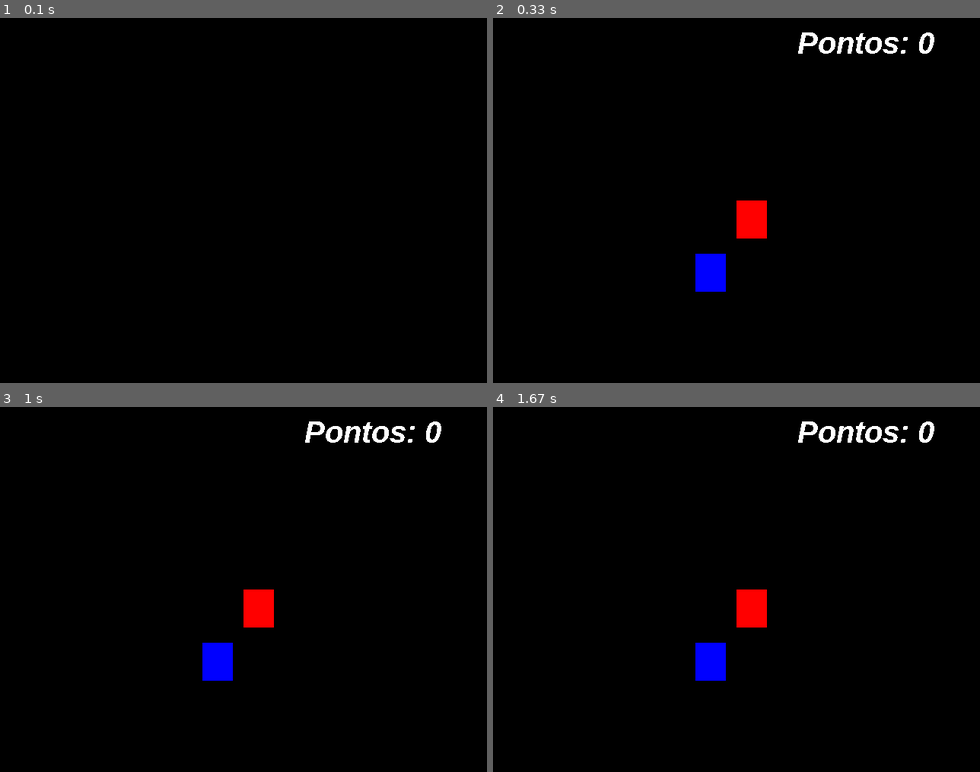
Above: before the commit, frames 1-4 (two rows, left to right).
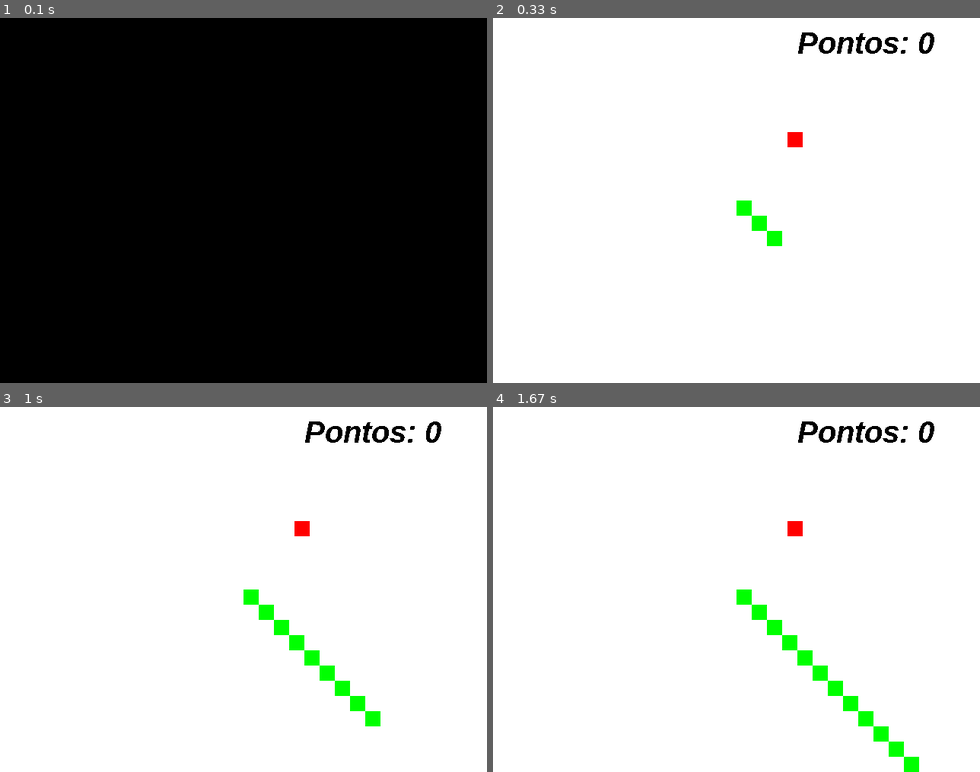
Above: after the commit, the same moments.

Repository: ChristianSantos07/pygame
Game: pygame game, started from Jogo Cobra/main.py
The game is run twice, just before and just after one commit, with the same random seed, the same clock (stepped at 60 frames per second) and the same inputs.
Inputs:
- Up to frame 1 (0.1 s): no input
- Up to frame 2 (0.33 s): no input
- Up to frame 3 (1 s): no input
- Up to frame 4 (1.67 s): no input

Frame 1 is identical in both runs. In frame 2, 100% of the frame differs, in the area x 0-100%, y 0-100%; in frame 3, 100%; in frame 4, 100%.

Commit message:
Criação de musica e crescimento

Diff:
--- /dev/null
+++ b/Jogo Cobra/game_2.py
@@ -0,0 +1,133 @@
+import pygame
+from pygame.locals import *
+from sys import exit
+from random import randint
+
+class run():
+    def __init__(self, altura, largura):
+        self.pg = pygame
+        self.pg.init()
+        self.altura = altura
+        self.largura = largura
+        self.tela = None
+        self.x_azul = 0
+        self.x_azul = 0
+        self.x = 0
+        self.y = 0
+        self.pontos = 0
+        self.fonte = None
+        self.clock = self.pg.time.Clock()
+
+    def configure(self):
+        self.pg.display.set_caption('Jogo')
+        self.tela = self.pg.display.set_mode((self.largura, self.altura))
+        self.clock.tick(10)
+        self.x = self.largura / 2
+        self.y = self.altura / 2
+        self.fonte = self.pg.font.SysFont('arial', 40, True, True)
+        self.sorteia_local()
+
+    def sorteia_local(self):
+        self.x_azul = randint(40, (self.largura - 40))
+        self.y_azul = randint(50, (self.altura - 50))
+
+    def quit(self):
+        self.pg.quit()
+        exit()
+
+    def zera_tela(self):
+        self.tela.fill((0,0,0))
+
+    def apertou_tecla(self, ev):
+        self.zera_tela()
+
+        if ev == K_a:
+            self.x -= 20
+        if ev == K_s:
+           self.y += 20
+        if ev == K_d:
+           self.x += 20
+        if ev == K_w:
+            self.y -= 20
+
+    def verifica_altura_largura(self):
+        if self.y >= self.altura or self.y < 0:
+            self.y = self.y % self.altura
+
+        if self.x >= self.largura or self.x < 0:
+            self.x = self.x % self.largura
+
+
+    def presionar_tecla(self):
+        self.seta_clock(20)
+
+        keys = self.pg.key.get_pressed()
+        self.zera_tela()
+
+        if keys[K_w]:
+            self.y -= 20
+        if keys[K_a]:
+            self.x -= 20
+        if keys[K_s]:
+            self.y += 20
+        if keys[K_d]:
+            self.x += 20
+
+        self.verifica_altura_largura()
+
+    def event(self):
+        for event in self.pg.event.get():
+            if event.type == QUIT:
+                self.quit()
+
+
+
+            # elif event.type == KEYDOWN:
+            #     #self.apertou_tecla(ev=event.key)
+            #     self.presionar_tecla()
+        self.presionar_tecla()
+
+    def seta_clock(self, time):
+        try:
+            self.clock.tick(time)
+        except:
+            self.clock.tick(30)
+
+    def show(self):
+        while True:
+            mensagem = f'Pontos: {self.pontos}'
+            texto_formatado = self.fonte.render(mensagem, False, (255,255,255))
+
+            self.event()
+
+            #self.movimentar_retangulo()
+
+            ret_vermelho = self.pg.draw.rect(self.tela,  (255, 0, 0), (self.x, self.y, 40, 50))
+            ret_azul = self.pg.draw.rect(self.tela,  (0, 0, 255), (self.x_azul, self.y_azul, 40, 50))
+
+            self.colide(ret_vermelho=ret_vermelho, ret_azul=ret_azul)
+            #pg.draw.circle(tela, (255, 0, 0), (300, 260), 40)
+            #pg.draw.line(tela, (255, 255, 0), (390, 0), (390, 600), 2)
+            self.tela.blit(texto_formatado, (400, 10))
+            self.pg.display.update()
+
+    def colide(self, ret_vermelho, ret_azul):
+        if ret_vermelho.colliderect(ret_azul):
+            self.sorteia_local()
+            self.pontos += 1
+
+    def movimentar_retangulo(self):
+        self.tela.fill((0,0,0))
+        self.clock.tick(50)
+
+        self.pg.draw.rect(self.tela,  (0, 255, 0), (self.x, self.y, 40, 50))
+
+        self.y += 1
+
+        if self.y >= self.altura:
+            self.y = 0
+
+if __name__ == '__main__':
+    jogo = run(altura=480, largura=640)
+    jogo.configure()
+    jogo.show()
--- a/Jogo Cobra/main.py
+++ b/Jogo Cobra/main.py
@@ -10,82 +10,143 @@
         self.altura = altura
         self.largura = largura
         self.tela = None
-        self.x_azul = 0
-        self.x_azul = 0
-        self.x = 0
-        self.y = 0
+        self.eixo_x_maca = 0
+        self.eixo_y_maca = 0
+        self.eixo_x_cobra = 0
+        self.eixo_y_cobra = 0
+        self.x_controle = 0
+        self.y_controle = 0
         self.pontos = 0
+        self.lista_cabeca = []
+        self.lista_corpo = []
         self.fonte = None
+        self.comprimento_combra = 1
+        self.musica_fundo = None
+        self.som_colisao = None
+        self.msg_pontos = ''
         self.clock = self.pg.time.Clock()
 
     def configure(self):
         self.pg.display.set_caption('Jogo')
         self.tela = self.pg.display.set_mode((self.largura, self.altura))
         self.clock.tick(10)
-        self.x = self.largura / 2
-        self.y = self.altura / 2
+        self.eixo_x_cobra = self.largura / 2
+        self.eixo_y_cobra = self.altura / 2
+        self.x_controle = 20
+        self.y_controle = 20
         self.fonte = self.pg.font.SysFont('arial', 40, True, True)
-        self.sorteia_local()
+        self.pg.mixer.music.set_volume(0.1)
+        self.musica_fundo = self.pg.mixer.music.load('./Jogo Cobra/fundo.mp3')
+        self.som_colisao = self.pg.mixer.Sound('./Jogo Cobra/bipe.wav')
+        self.pg.mixer.music.play(-1)
+        self.zera_tela()
+        self.sorteia_local_maca()
+        self.atualiza_cabeca()
+        self.atualiza_pontos()
 
-    def sorteia_local(self):
-        self.x_azul = randint(40, (self.largura - 40))
-        self.y_azul = randint(50, (self.altura - 50))
+
+    def show(self):
+        while True:
+            self.seta_clock(10)
+            self.atualiza_pontos()
+            #self.event()
+
+            self.eixo_x_cobra += self.x_controle
+            self.eixo_y_cobra += self.y_controle
+
+            cobra = self.pg.draw.rect(self.tela,  (0, 255, 0), (self.eixo_x_cobra, self.eixo_y_cobra, 20, 20))
+            maca = self.pg.draw.rect(self.tela,  (255, 0, 0), (self.eixo_x_maca, self.eixo_y_maca, 20, 20))
+
+
+            self.colide(cobra=cobra, maca=maca)
+
+            self.tela.blit(self.msg_pontos, (400, 10))
+            self.atualiza_cabeca()
+            self.aumenta_cobra()
+            self.pg.display.update()
+
+    def atualiza_cabeca(self):
+            self.lista_cabeca = []
+            self.lista_cabeca.append(self.eixo_x_cobra)
+            self.lista_cabeca.append(self.eixo_y_cobra)
+            self.lista_corpo.append(self.lista_cabeca)
+
+    def aumenta_cobra(self):
+        for posicao in self.lista_corpo:
+            self.pg.draw.rect(self.tela, (0,255,0), (posicao[0], posicao[1], 20, 20))
+        if len(self.lista_corpo) > self.comprimento_combra:
+             del self.lista_corpo[0]
+
+    def atualiza_pontos(self):
+        try:
+            self.msg_pontos = self.fonte.render(f'Pontos: {self.pontos}', False, (0,0,0))
+        except:
+            self.msg_pontos = self.fonte.render(f'Pontos: 0', False, (0,0,0))
+
+
+    def sorteia_local_maca(self):
+        self.eixo_x_maca = randint(40, (self.largura - 40))
+        self.eixo_y_maca = randint(50, (self.altura - 50))
 
     def quit(self):
         self.pg.quit()
         exit()
 
     def zera_tela(self):
-        self.tela.fill((0,0,0))
+        self.tela.fill((255,255,255))
 
     def apertou_tecla(self, ev):
         self.zera_tela()
 
         if ev == K_a:
-            self.x -= 20
+            self.x_controle = -20
+            self.y_controle = 0
+        if ev == K_d:
+           self.x_controle = 20
+           self.y_controle = 0
+        if ev == K_w:
+            self.y_controle = -20
+            self.x_controle = 0
         if ev == K_s:
-           self.y += 20
-        if ev == K_d:
-           self.x += 20
-        if ev == K_w:
-            self.y -= 20
+           self.x_controle = 0
+           self.y_controle = 20
 
-    def verifica_altura_largura(self):
-        if self.y >= self.altura or self.y < 0:
-            self.y = self.y % self.altura
+        #self.verifica_altura_largura()
 
-        if self.x >= self.largura or self.x < 0:
-            self.x = self.x % self.largura
+    # def verifica_altura_largura(self):
+    #     if self.eixo_y_cobra >= self.altura or self.eixo_y_cobra < 0:
+    #         self.eixo_y_cobra = self.eixo_y_cobra % self.altura
+
+    #     if self.eixo_x_cobra >= self.largura or self.eixo_x_cobra < 0:
+    #         self.eixo_x_cobra = self.eixo_x_cobra % self.largura
 
 
     def presionar_tecla(self):
-        self.seta_clock(20)
 
         keys = self.pg.key.get_pressed()
         self.zera_tela()
 
         if keys[K_w]:
-            self.y -= 20
+            self.eixo_y_cobra -= 20
         if keys[K_a]:
-            self.x -= 20
+            self.eixo_x_cobra -= 20
         if keys[K_s]:
-            self.y += 20
+            self.eixo_y_cobra += 20
         if keys[K_d]:
-            self.x += 20
+            self.eixo_x_cobra += 20
 
-        self.verifica_altura_largura()
+        #self.verifica_altura_largura()
 
     def event(self):
         for event in self.pg.event.get():
             if event.type == QUIT:
                 self.quit()
 
+            elif event.type == KEYDOWN:
+                self.apertou_tecla(ev=event.key)
 
-
-            # elif event.type == KEYDOWN:
-            #     #self.apertou_tecla(ev=event.key)
-            #     self.presionar_tecla()
-        self.presionar_tecla()
+        # Se precionar as teclas
+        #self.presionar_tecla()
 
     def seta_clock(self, time):
         try:
@@ -93,39 +154,14 @@
         except:
             self.clock.tick(30)
 
-    def show(self):
-        while True:
-            mensagem = f'Pontos: {self.pontos}'
-            texto_formatado = self.fonte.render(mensagem, False, (255,255,255))
-
-            self.event()
-
-            #self.movimentar_retangulo()
-
-            ret_vermelho = self.pg.draw.rect(self.tela,  (255, 0, 0), (self.x, self.y, 40, 50))
-            ret_azul = self.pg.draw.rect(self.tela,  (0, 0, 255), (self.x_azul, self.y_azul, 40, 50))
-
-            self.colide(ret_vermelho=ret_vermelho, ret_azul=ret_azul)
-            #pg.draw.circle(tela, (255, 0, 0), (300, 260), 40)
-            #pg.draw.line(tela, (255, 255, 0), (390, 0), (390, 600), 2)
-            self.tela.blit(texto_formatado, (400, 10))
+    def colide(self, cobra, maca):
+        if cobra.colliderect(maca):
+            self.som_colisao.play()
+            self.sorteia_local_maca()
+            self.pontos += 1
+            self.comprimento_combra += 1
             self.pg.display.update()
 
-    def colide(self, ret_vermelho, ret_azul):
-        if ret_vermelho.colliderect(ret_azul):
-            self.sorteia_local()
-            self.pontos += 1
-
-    def movimentar_retangulo(self):
-        self.tela.fill((0,0,0))
-        self.clock.tick(50)
-
-        self.pg.draw.rect(self.tela,  (0, 255, 0), (self.x, self.y, 40, 50))
-
-        self.y += 1
-
-        if self.y >= self.altura:
-            self.y = 0
 
 if __name__ == '__main__':
     jogo = run(altura=480, largura=640)
Not shown, added: Jogo Cobra/bipe.wav
Not shown, added: Jogo Cobra/fundo.mp3
